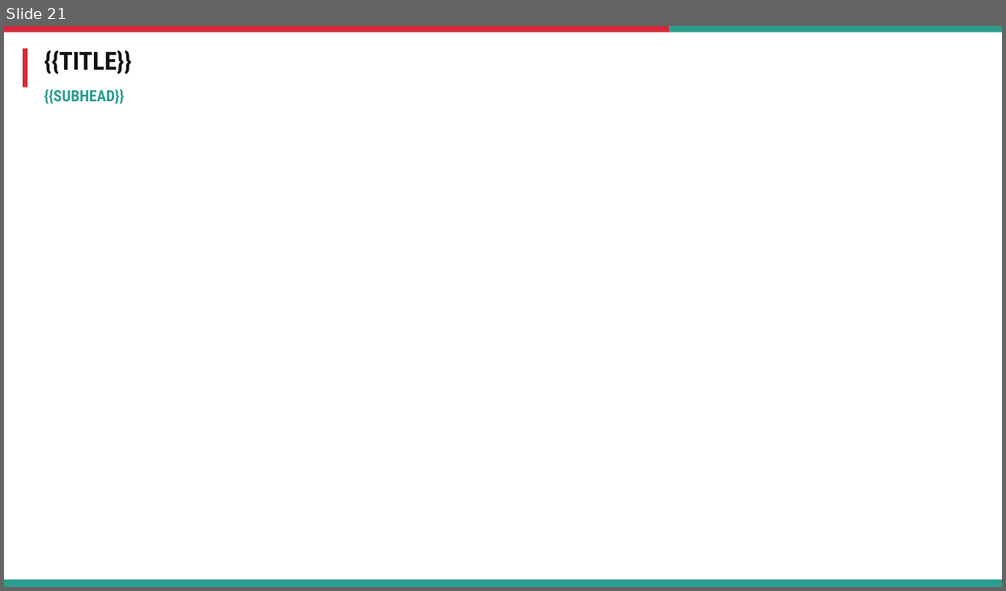
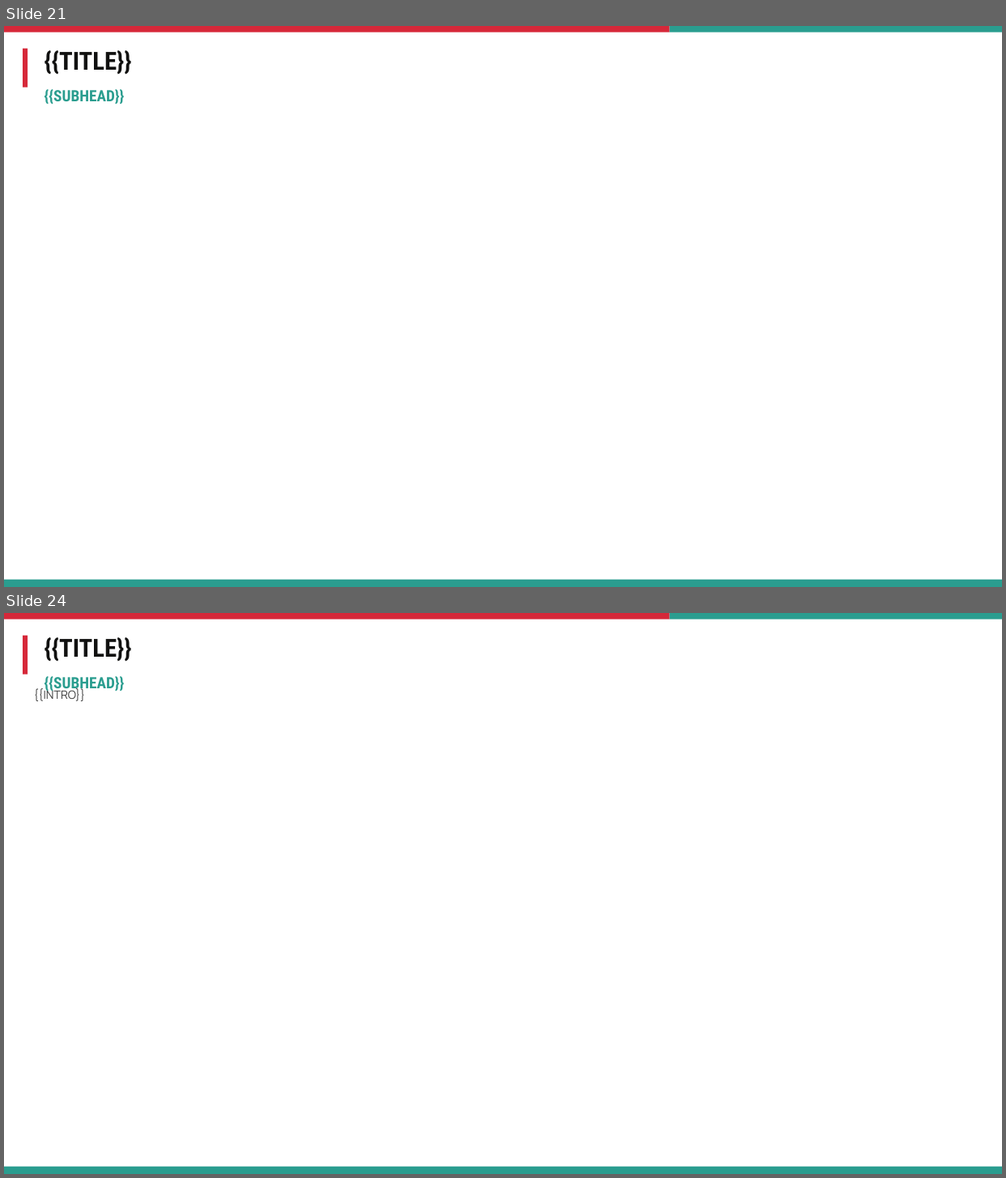
Before and after one commit to athu07/Deck-Engine, a slide deck: data/templates/skills_templates.pptx. Shown one above the other, each under a label of ours: slide 21 before the commit, slides 21 and 24 after it; the slides between them are not shown. The pictures are 1006x591 and 1006x1178 pixels, drawn with LibreOffice and Linux fonts; fonts in the diff are those of the drawing. Boxes give left, top, right and bottom in pixels: in the first picture for what was removed or moved away, otherwise in the second. Text is boxed around its words. In the diff, an @@ line names an element or a change of style, - is before the commit and + after.

```diff
--- a/data/templates/skills_templates.pptx
+++ b/data/templates/skills_templates.pptx
@@ slide 24 added at bbox=[4, 613, 1002, 1174], background #FFFFFF @@
@@ rectangle added at bbox=[4, 613, 670, 619], fill #D62839 @@
@@ rectangle added at bbox=[23, 636, 28, 675], fill #D62839 @@
@@ rectangle added at bbox=[670, 613, 1002, 619], fill #2A9D8F @@
@@ text added at bbox=[44, 637, 132, 662], 24 pt, text #111110, bold @@
+{{TITLE}}
@@ text added at bbox=[44, 676, 125, 692], 15 pt, text #2A9D8F, bold @@
+{{SUBHEAD}}
@@ text added at bbox=[34, 688, 85, 701], 11 pt, text #3E3E3E @@
+{{INTRO}}
@@ rectangle added at bbox=[4, 1167, 1002, 1174], fill #2A9D8F @@
```
Also in this commit, not shown: 2 other slides added, 25 other files.
